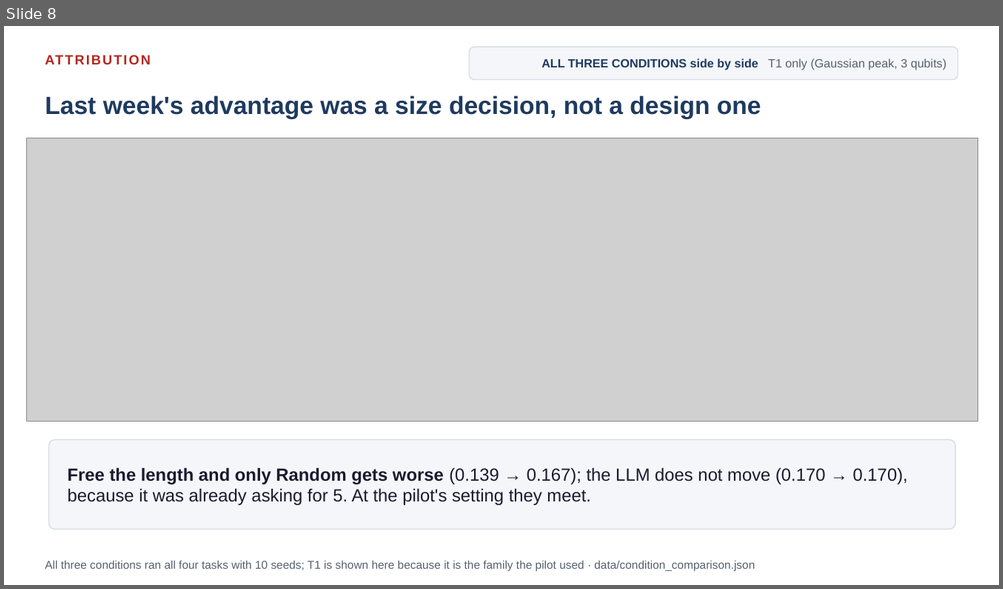
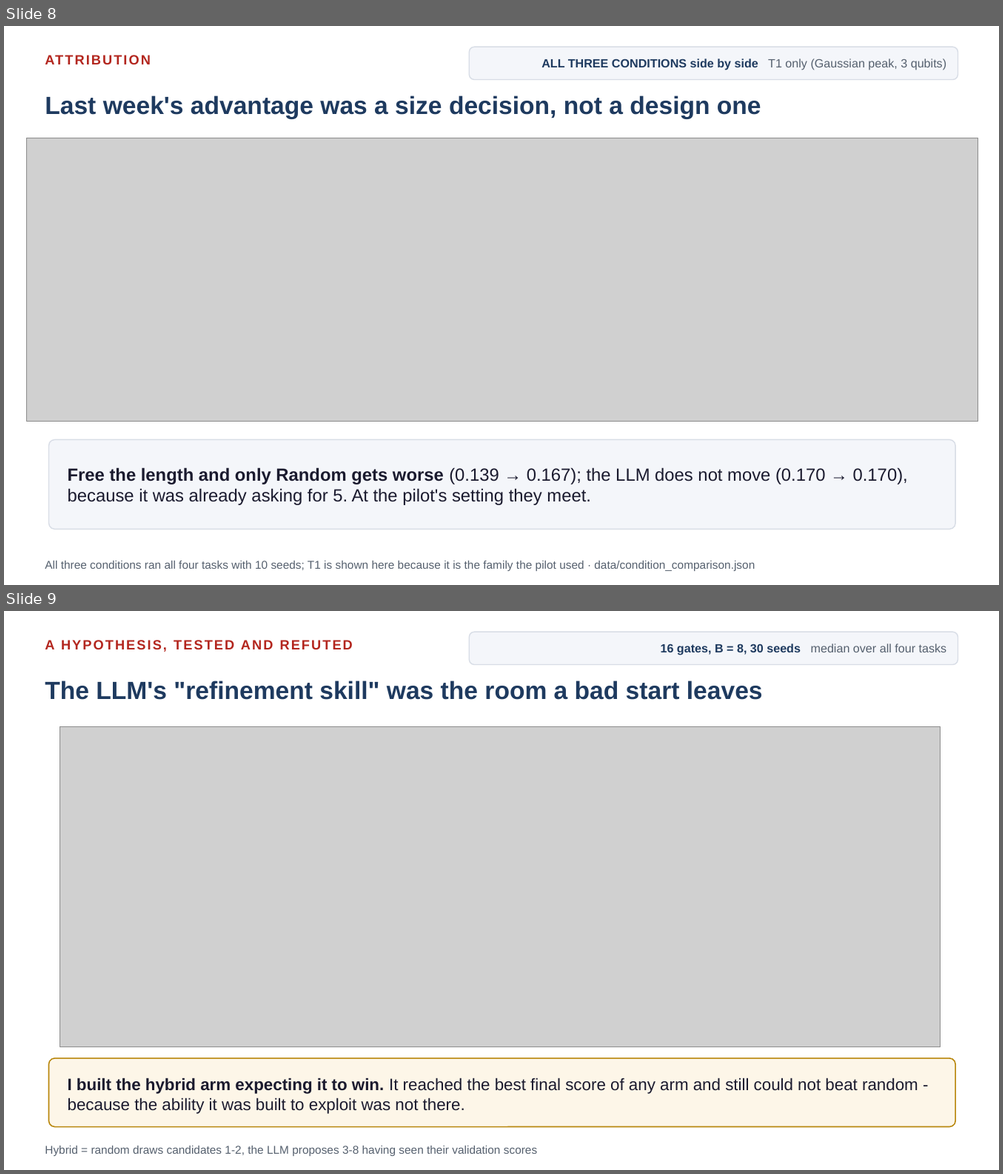
Before and after one commit to dorakingx/llm-vqc, a slide deck: docs/presentation/mini5/20260731_GSoC_mini5.pptx. Shown one above the other, each under a label of ours: slide 8 before the commit, slides 8 and 9 after it. The pictures are 1003x589 and 1003x1174 pixels, drawn with LibreOffice and Linux fonts; fonts in the diff are those of the drawing; grey boxes stand for pictures. Boxes give left, top, right and bottom in pixels: in the first picture for what was removed or moved away, otherwise in the second. Text is boxed around its words. In the diff, an @@ line names an element or a change of style, - is before the commit and + after.

```diff
--- a/docs/presentation/mini5/20260731_GSoC_mini5.pptx
+++ b/docs/presentation/mini5/20260731_GSoC_mini5.pptx
@@ slide 9 added at [4,611,999,1170], background #FFFFFF @@
@@ rounded rectangle added at [469,632,958,665], fill #F4F6FA, outline #D8DDE6 1 pt @@
@@ text added at [45,640,353,652], 13 pt, text #B3261E, bold @@
+A HYPOTHESIS, TESTED AND REFUTED
@@ text added at [660,644,947,655], 11.5 pt, text #55606E @@
+16 gates, B = 8, 30 seeds median over all four tasks
@@ text added at [45,681,762,700], 24 pt, text #1E3A5F, bold @@
+The LLM's "refinement skill" was the room a bad start leaves
@@ picture added at [60,726,940,1048] @@
@@ rounded rectangle added at [48,1059,956,1128], fill #FDF6E8, outline #B8860B 1.1 pt @@
@@ text added at [68,1078,918,1114], 16 pt, text #1A1A2E @@
+I built the hybrid arm expecting it to win. It reached the best final score of any arm and still could not beat random - because the ability it was built to exploit was not there.
@@ text added at [45,1146,537,1156], 11 pt, text #55606E @@
+Hybrid = random draws candidates 1-2, the LLM proposes 3-8 having seen their validation scores
```
Also in this commit, not shown: 2 slides changed, 1 other slide added, 2 slides removed, 9 other files.
